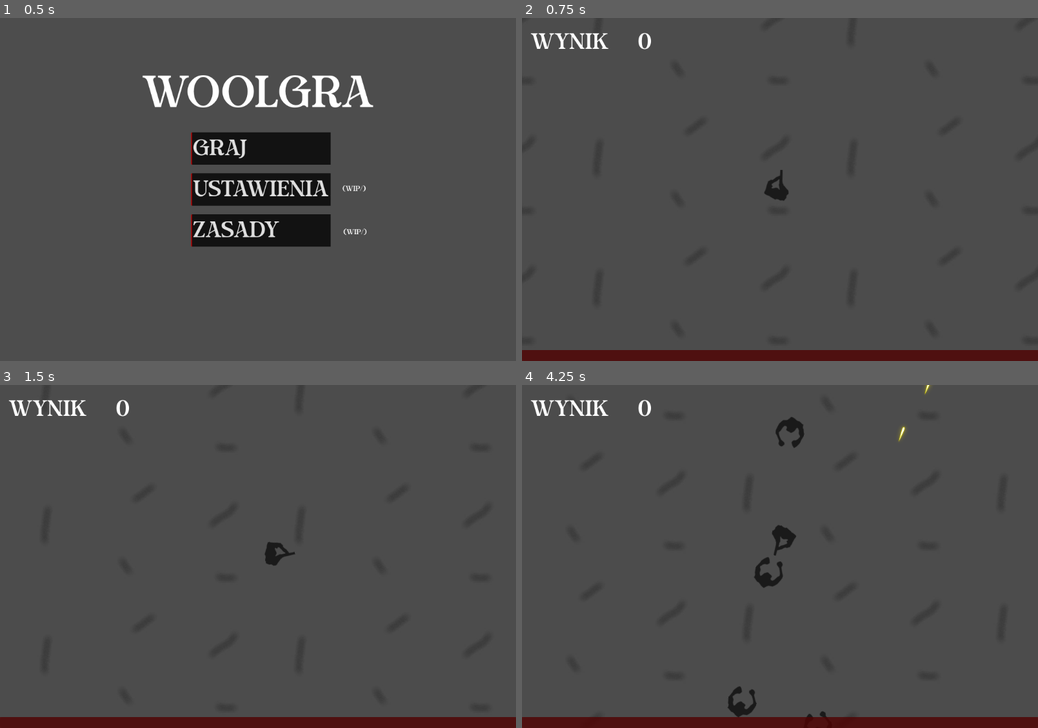
Above: before the commit, frames 1-4 (two rows, left to right).
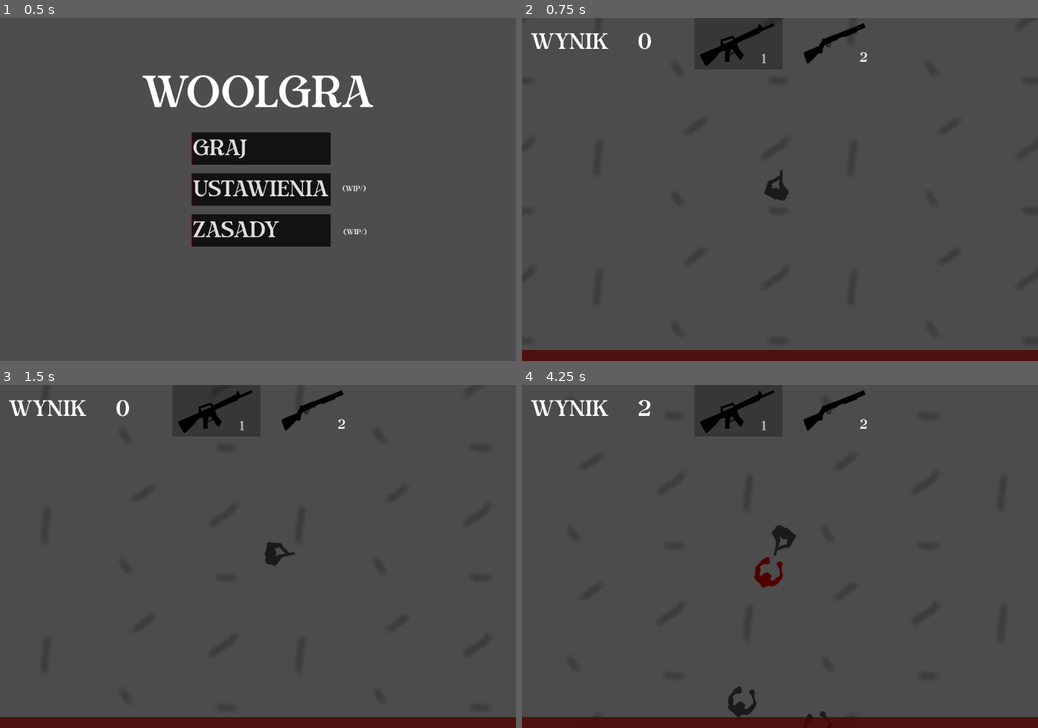
Above: after the commit, the same moments.

Repository: Clearviss/Welna2d
Game: Godot game, scene res://menu.tscn
The game is run twice, just before and just after one commit, with the same random seed, the same clock (stepped at 60 frames per second) and the same inputs.
Inputs (mouse positions are in pixels of both pictures, inside the frame that each line leads up to):
- Up to frame 1 (0.5 s): no input
- Up to frame 2 (0.75 s): click "Graj" at 0.5 s
- Up to frame 3 (1.5 s): tap Enter at 1.25 s; move the mouse to (371, 539) at 1.27 s; hold D (move_right) from 1.28 s (still down); tap 1 (select_prim, bound only after the commit) at 1.35 s
- Up to frame 4 (4.25 s): tap 2 (select_sec, bound only after the commit) at 1.55, 2.1, 3.05 s; move the mouse to (676, 573) at 2.02 s; release D (move_right) at 2.03 s; hold Down (move_down) 2.03-2.78 s; tap 1 (select_prim, bound only after the commit) at 2.3, 3.6 s; move the mouse to (831, 481) at 2.77 s; press the mouse at (831, 481) at 2.78 s; hold D (move_right) 2.78-3.53 s; move the mouse to (754, 625) at 3.52 s; release the mouse at (754, 625) at 3.53 s; hold Up (move_up) from 3.53 s (still down)

Frame 1 is identical in both runs. In frame 2, 0.7% of the frame differs, in the area x 34-67%, y 1-15%; in frame 3, 0.7%; in frame 4, 1.3%, in the area x 22-80%, y 0-60%.

Commit message:
Bugfixes

Diff:
--- a/canvas_layer.tscn
+++ b/canvas_layer.tscn
@@ -1,7 +1,10 @@
-[gd_scene load_steps=4 format=3 uid="uid://fle3ahnqc4nv"]
+[gd_scene load_steps=7 format=3 uid="uid://fle3ahnqc4nv"]
 
 [ext_resource type="Script" path="res://canvas_layer.gd" id="1_abebe"]
 [ext_resource type="FontFile" uid="uid://cynqo1jaowcow" path="res://clements-morgle-script/Clements Morgle Serif.otf" id="1_h84s8"]
+[ext_resource type="Texture2D" uid="uid://tuo2fpiu7vxh" path="res://shotgun.png" id="3_2y4y5"]
+[ext_resource type="Texture2D" uid="uid://b0miikptubsr6" path="res://karabin.png" id="4_kqdk6"]
+[ext_resource type="Texture2D" uid="uid://cvpd7e3h0luwg" path="res://tekstura.PNG" id="5_p8df7"]
 
 [sub_resource type="StyleBoxFlat" id="StyleBoxFlat_47x04"]
 bg_color = Color(0.333333, 0, 0, 0.729412)
@@ -42,3 +45,62 @@
 max_value = 5.0
 step = 1.0
 show_percentage = false
+
+[node name="shotgun" type="TextureRect" parent="."]
+anchors_preset = 5
+anchor_left = 0.5
+anchor_right = 0.5
+offset_left = 36.0
+offset_top = -1.0
+offset_right = 206.0
+offset_bottom = 105.0
+grow_horizontal = 2
+scale = Vector2(0.945273, 1)
+texture = ExtResource("3_2y4y5")
+expand_mode = 1
+
+[node name="Label" type="Label" parent="shotgun"]
+layout_mode = 0
+offset_left = 138.584
+offset_top = 66.0
+offset_right = 178.584
+offset_bottom = 106.0
+theme_override_font_sizes/font_size = 30
+text = "2"
+
+[node name="selectshot" type="Sprite2D" parent="shotgun/Label"]
+visible = false
+modulate = Color(1, 1, 1, 0.27451)
+position = Vector2(-53.9527, -13)
+scale = Vector2(0.528948, 0.38)
+texture = ExtResource("5_p8df7")
+
+[node name="Carbine" type="TextureRect" parent="."]
+anchors_preset = 5
+anchor_left = 0.5
+anchor_right = 0.5
+offset_left = -175.0
+offset_top = 66.0
+offset_right = -3.0
+offset_bottom = 125.0
+grow_horizontal = 2
+rotation = -0.404916
+texture = ExtResource("4_kqdk6")
+expand_mode = 1
+
+[node name="Label" type="Label" parent="Carbine"]
+layout_mode = 0
+offset_left = 125.134
+offset_top = 55.8083
+offset_right = 165.134
+offset_bottom = 95.8083
+rotation = 0.401426
+theme_override_font_sizes/font_size = 30
+text = "1"
+
+[node name="selectcar" type="Sprite2D" parent="Carbine/Label"]
+modulate = Color(1, 1, 1, 0.27451)
+position = Vector2(-48.9439, -16.1709)
+rotation = 0.00349066
+scale = Vector2(0.5, 0.38)
+texture = ExtResource("5_p8df7")
--- a/globals.gd
+++ b/globals.gd
@@ -1,3 +1,10 @@
 extends Node
 var score = 0
 var health = 5
+var weapons = ["shotgun", "carbine"]
+var selected_weapon = weapons[1]
+
+func reset():
+	score = 0
+	health = 5
+	selected_weapon = weapons[1]
--- a/player.gd
+++ b/player.gd
@@ -38,6 +38,7 @@
 		var bullet_startPos = $BulletSpawnPoints.get_children()
 		var selected_fuckme_bullet = bullet_startPos[randi() % bullet_startPos.size()]
 		laser.emit(selected_fuckme_bullet.global_position, gracz_direction)
+
 	for  body in $hurt.get_overlapping_bodies():
 		if (body.name != "player" and can_behurt):
 			can_behurt = false
--- a/poziom.gd
+++ b/poziom.gd
@@ -1,6 +1,6 @@
 extends Node2D
-
-
+var rozrzut = 0.2
+var shoot = true
 
 var laser = preload("res://laser.tscn")
 
@@ -13,27 +13,56 @@
 func _process(delta):
 	$CanvasLayer.update_text()
 	$CanvasLayer.update_health()
+	for body in $Kill_area1.get_overlapping_bodies():
+		body.queue_free()
+		print("Zabito ", body)
+	for body in $Kill_area2.get_overlapping_bodies():
+		body.queue_free()
+		print("Zabito ", body)
+
+	for body in $Kill_area3.get_overlapping_bodies():
+		body.queue_free()
+		print("Zabito ", body)
+
+	for body in $Kill_area4.get_overlapping_bodies():
+		body.queue_free()
+		print("Zabito ", body)
+	if Input.is_action_just_pressed("select_prim"):
+		$CanvasLayer.get_child(-1).get_child(0).get_child(0).visible = true
+		$CanvasLayer.get_child(-2).get_child(0).get_child(0).visible = false
+		Globals.selected_weapon = Globals.weapons[1]
+
+	if Input.is_action_just_pressed("select_sec"):
+		$CanvasLayer.get_child(-1).get_child(0).get_child(0).visible = false
+		$CanvasLayer.get_child(-2).get_child(0).get_child(0).visible = true
+		Globals.selected_weapon = Globals.weapons[0]
 
 
 func _on_player_laser(bullet_pos, dyrekcja):
-	var current_lasereczek = laser.instantiate()
-	current_lasereczek.position = bullet_pos
-	current_lasereczek.rotation = dyrekcja.angle()
-	current_lasereczek.direction = dyrekcja + Vector2(randf()*0.3, randf()*0.3)
-	$Projectiles.add_child(current_lasereczek)
+	if (Globals.selected_weapon == "carbine"):
+		var current_lasereczek = laser.instantiate()
+		current_lasereczek.position = bullet_pos
+		current_lasereczek.rotation = dyrekcja.angle()
+		current_lasereczek.direction = dyrekcja + Vector2(randf_range(-(randf()*rozrzut),randf()*rozrzut),randf_range(-(randf()*rozrzut),randf()*rozrzut))
+		$Projectiles.add_child(current_lasereczek)
+	if(Globals.selected_weapon == "shotgun" and shoot):
+		shoot = false
+		for pocisk in randi_range(5,10):
+			var current_lasereczek = laser.instantiate()
+			current_lasereczek.position = bullet_pos
+			current_lasereczek.rotation = dyrekcja.angle()
+			current_lasereczek.direction = dyrekcja + Vector2(randf_range(-(randf()*rozrzut),randf()*rozrzut),randf_range(-(randf()*rozrzut),randf()*rozrzut))
+			$Projectiles.add_child(current_lasereczek)
+
+
 
 
 func _on_button_2_pressed():
 	get_tree().change_scene_to_file("res://menu.tscn")
-	Globals.score = 0
-	Globals.health = 5
+	Globals.reset()
 
 
-func _on_kill_area_1_body_entered(body):
-	body.queue_free()
-func _on_kill_area_2_body_entered(body):
-	body.queue_free()
-func _on_kill_area_3_body_entered(body):
-	body.queue_free()
-func _on_kill_area_4_body_entered(body):
-	body.queue_free()
+
+
+func _on_shotgun_timeout():
+	shoot = true
--- a/poziom.tscn
+++ b/poziom.tscn
@@ -122,6 +122,8 @@
 
 [node name="Kill_area1" type="Area2D" parent="."]
 position = Vector2(-1242, -623)
+collision_layer = 8
+collision_mask = 3
 
 [node name="CollisionShape2D" type="CollisionShape2D" parent="Kill_area1"]
 position = Vector2(-7323, -131)
@@ -130,6 +132,8 @@
 
 [node name="Kill_area2" type="Area2D" parent="."]
 position = Vector2(-1242, -623)
+collision_layer = 8
+collision_mask = 3
 
 [node name="CollisionShape2D" type="CollisionShape2D" parent="Kill_area2"]
 position = Vector2(9814, 624)
@@ -138,6 +142,8 @@
 
 [node name="Kill_area3" type="Area2D" parent="."]
 position = Vector2(-1242, -623)
+collision_layer = 8
+collision_mask = 3
 
 [node name="CollisionShape2D" type="CollisionShape2D" parent="Kill_area3"]
 position = Vector2(1242, -7985)
@@ -147,6 +153,8 @@
 
 [node name="Kill_area4" type="Area2D" parent="."]
 position = Vector2(-1242, -623)
+collision_layer = 8
+collision_mask = 3
 
 [node name="CollisionShape2D" type="CollisionShape2D" parent="Kill_area4"]
 position = Vector2(1242, 9219)
@@ -154,10 +162,10 @@
 scale = Vector2(20, 1000)
 shape = SubResource("RectangleShape2D_nyq13")
 
+[node name="shotgun" type="Timer" parent="."]
+autostart = true
+
 [connection signal="laser" from="player" to="." method="_on_player_laser"]
 [connection signal="timeout" from="Timer" to="Enemies" method="_on_timer_timeout"]
 [connection signal="pressed" from="Reset/Button2" to="." method="_on_button_2_pressed"]
-[connection signal="body_entered" from="Kill_area1" to="." method="_on_kill_area_1_body_entered"]
-[connection signal="body_entered" from="Kill_area2" to="." method="_on_kill_area_2_body_entered"]
-[connection signal="body_entered" from="Kill_area3" to="." method="_on_kill_area_3_body_entered"]
-[connection signal="body_entered" from="Kill_area4" to="." method="_on_kill_area_4_body_entered"]
+[connection signal="timeout" from="shotgun" to="." method="_on_shotgun_timeout"]
--- a/project.godot
+++ b/project.godot
@@ -64,6 +64,16 @@
 "events": [Object(InputEventKey,"resource_local_to_scene":false,"resource_name":"","device":-1,"window_id":0,"alt_pressed":false,"shift_pressed":false,"ctrl_pressed":false,"meta_pressed":false,"pressed":false,"keycode":0,"physical_keycode":32,"key_label":0,"unicode":32,"echo":false,"script":null)
 ]
 }
+select_prim={
+"deadzone": 0.5,
+"events": [Object(InputEventKey,"resource_local_to_scene":false,"resource_name":"","device":-1,"window_id":0,"alt_pressed":false,"shift_pressed":false,"ctrl_pressed":false,"meta_pressed":false,"pressed":false,"keycode":0,"physical_keycode":49,"key_label":0,"unicode":49,"echo":false,"script":null)
+]
+}
+select_sec={
+"deadzone": 0.5,
+"events": [Object(InputEventKey,"resource_local_to_scene":false,"resource_name":"","device":-1,"window_id":0,"alt_pressed":false,"shift_pressed":false,"ctrl_pressed":false,"meta_pressed":false,"pressed":false,"keycode":0,"physical_keycode":50,"key_label":0,"unicode":50,"echo":false,"script":null)
+]
+}
 
 [rendering]
 
--- a/restart.gd
+++ b/restart.gd
@@ -5,5 +5,4 @@
 
 func _on_button_pressed():
 	get_tree().reload_current_scene()
-	Globals.score = 0
-	Globals.health = 5
+	Globals.reset()
Not shown, changed: export_presets.cfg
Binary file added: karabin.png
Not shown, added: karabin.png.import
Binary file added: shotgun.png
Not shown, added: shotgun.png.import
Binary file added: tekstura.PNG
Not shown, added: tekstura.PNG.import
